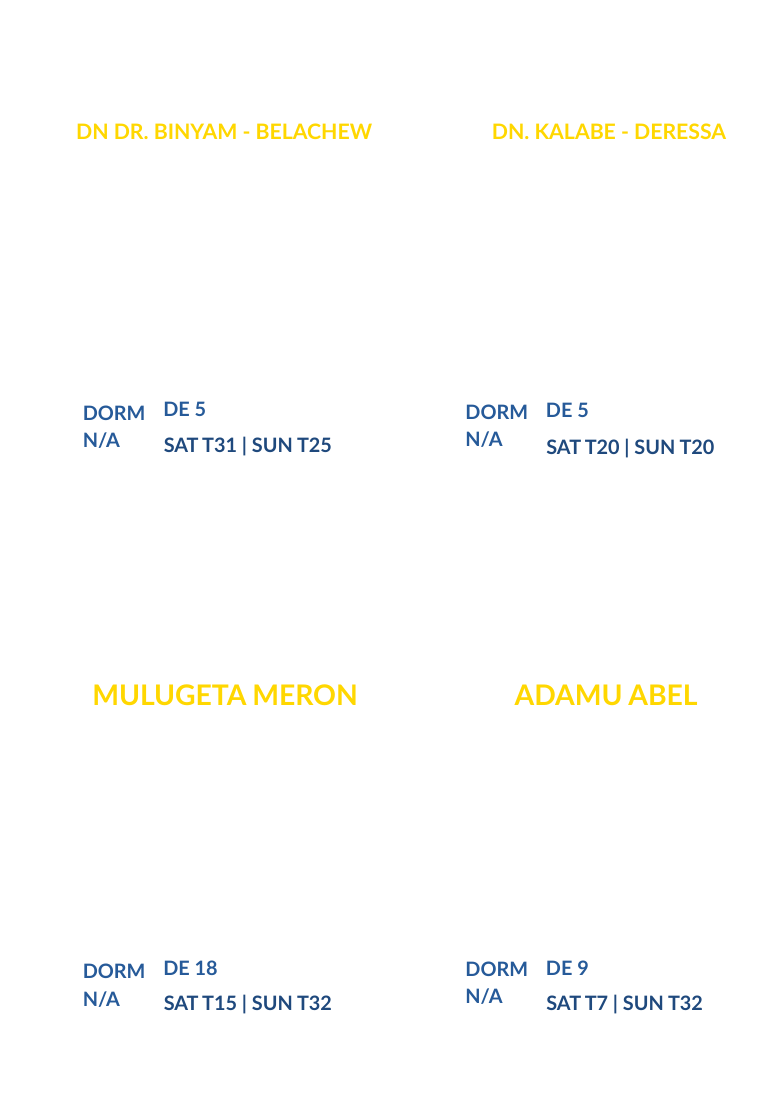
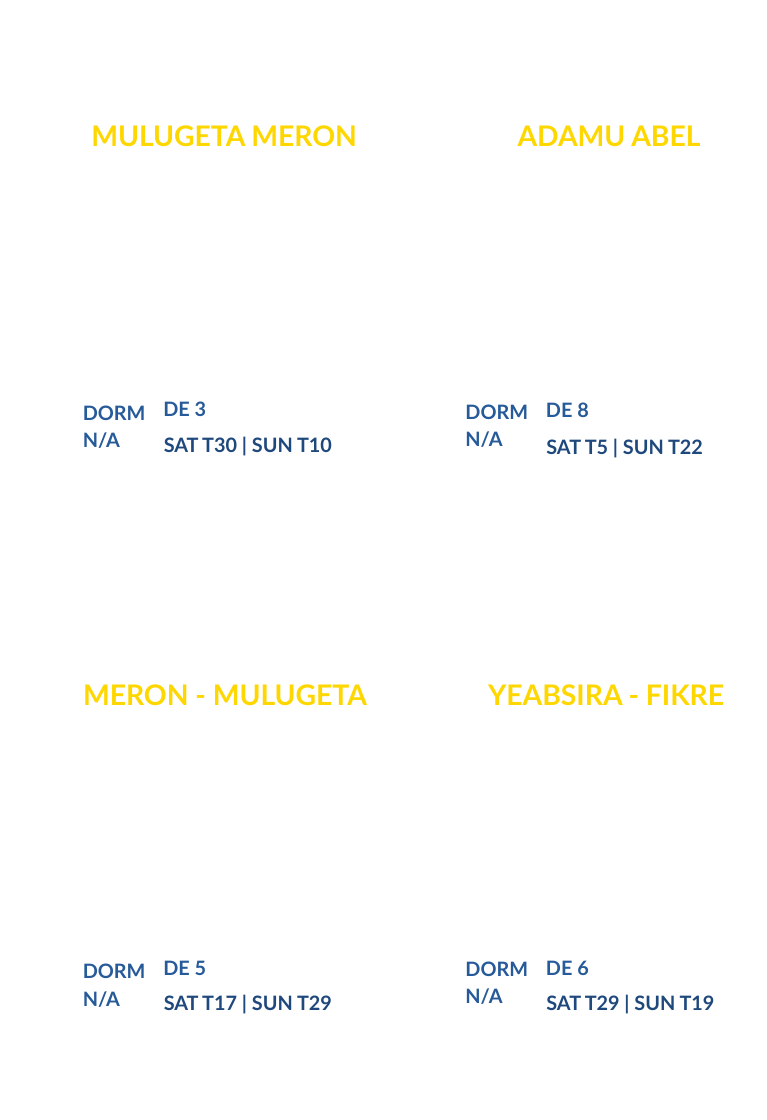
Before and after one commit to nahom8423/campusministry, a slide deck: slide 81 of output/badges/filled_badges.pptx (slide 84 before the commit). Drawn at 767x1120 pixels with LibreOffice and Linux fonts; fonts in the diff are those of the drawing; background and template pictures are left out. Boxes give left, top, right and bottom in pixels: in the first picture for what was removed or moved away, otherwise in the second. Text is boxed around its words. In the diff, an @@ line names an element or a change of style, - is before the commit and + after.

```diff
--- a/output/badges/filled_badges.pptx
+++ b/output/badges/filled_badges.pptx
@@ text at (x1=91, y1=125, x2=356, y2=147): text changed; size 15.9 to 21.2 pt @@
-DN DR. BINYAM - BELACHEW
+MULUGETA MERON
@@ text at (x1=518, y1=125, x2=700, y2=147): text changed; size 15.9 to 21.2 pt @@
-DN. KALABE - DERESSA
+ADAMU ABEL
@@ text at (x1=163, y1=401, x2=207, y2=416): text changed @@
-DE 5
+DE 3
@@ text at (x1=546, y1=402, x2=589, y2=417): text changed @@
-DE 5
+DE 8
@@ text at (x1=164, y1=437, x2=332, y2=452): text changed @@
-SAT T31 | SUN T25
+SAT T30 | SUN T10
@@ text at (x1=546, y1=439, x2=703, y2=454): text changed @@
-SAT T20 | SUN T20
+SAT T5 | SUN T22
@@ text at (x1=83, y1=684, x2=367, y2=706): text changed @@
-MULUGETA MERON
+MERON - MULUGETA
@@ text at (x1=488, y1=684, x2=724, y2=706): text changed @@
-ADAMU ABEL
+YEABSIRA - FIKRE
@@ text at (x1=163, y1=960, x2=207, y2=975): text changed @@
-DE 18
+DE 5
@@ text at (x1=546, y1=960, x2=589, y2=975): text changed @@
-DE 9
+DE 6
@@ text at (x1=164, y1=995, x2=332, y2=1010): text changed @@
-SAT T15 | SUN T32
+SAT T17 | SUN T29
@@ text at (x1=546, y1=995, x2=715, y2=1010): text changed @@
-SAT T7 | SUN T32
+SAT T29 | SUN T19
```
Also in this commit, not shown: 82 other slides changed, 3 slides removed, 22 other files.
